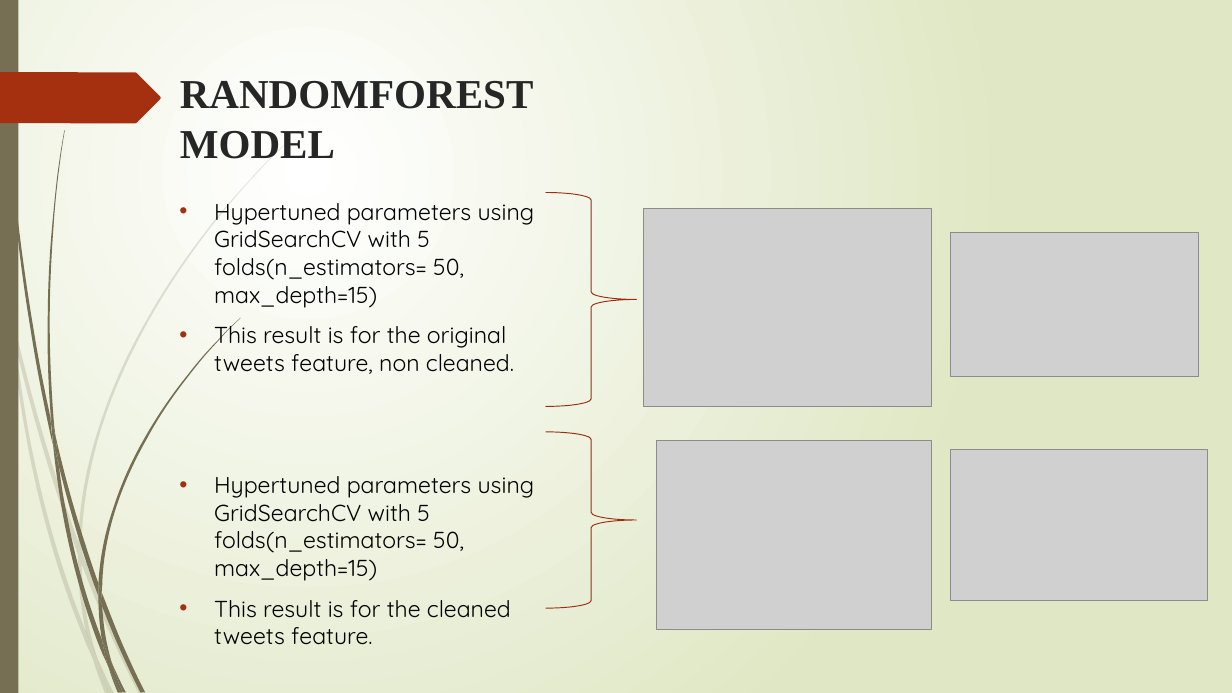
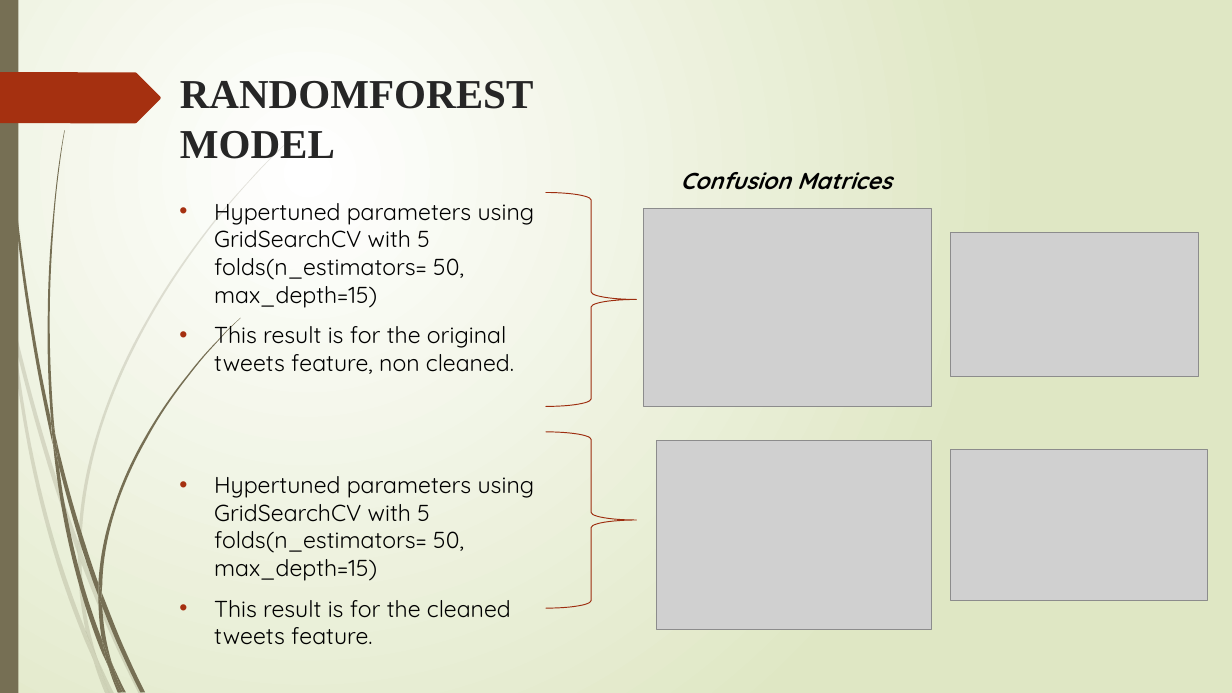
Before and after one commit to Ravi19911992/Springboard-Capstone-2, a slide deck: slide 13 of Capstone_Project_2_ppt.pptx. Drawn at 1232x693 pixels with LibreOffice and Linux fonts; fonts in the diff are those of the drawing; grey boxes stand for pictures. Boxes give left, top, right and bottom in pixels: in the first picture for what was removed or moved away, otherwise in the second. Text is boxed around its words. In the diff, an @@ line names an element or a change of style, - is before the commit and + after.

```diff
--- a/Capstone_Project_2_ppt.pptx
+++ b/Capstone_Project_2_ppt.pptx
@@ text added at bbox=[680, 172, 892, 190], 18 pt, text #000000, bold, italic @@
+Confusion Matrices
```
Also in this commit, not shown: 5 other slides changed.
